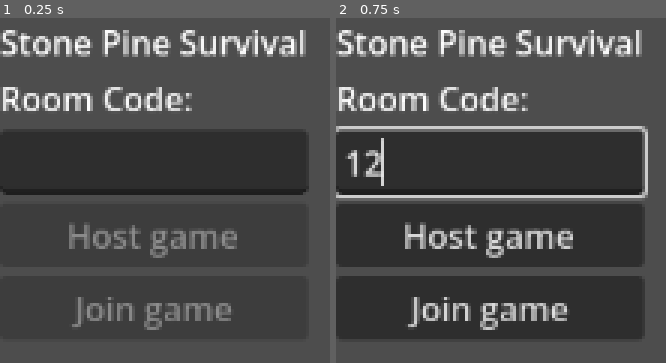
Above: before the commit, frames 1-2 (left to right).
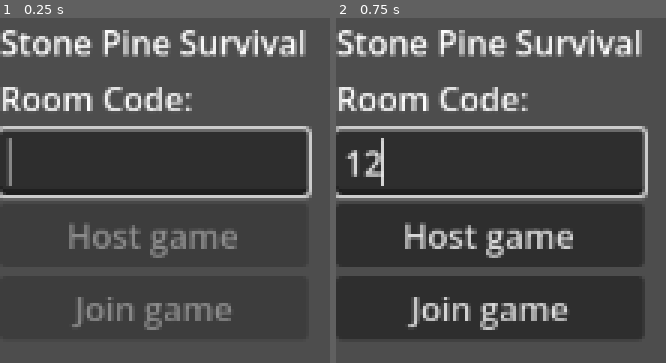
Above: after the commit, the same moments.

Repository: orcakt/gamejam-feb-2026
Game: Godot game, scene res://ui/main/main_menu.tscn
Same seed, same stepped clock (60 frames per second), same inputs: the game is played once before the commit and once after it.
Inputs (mouse positions are in pixels of both pictures, inside the frame that each line leads up to):
- Up to frame 1 (0.25 s): no input
- Up to frame 2 (0.75 s): click (491, 162) at 0.52 s; type "12" at 0.6 s

The runs differ from the first frame. In frame 1, 2.9% of the frame differs, in the area x 0-95%, y 31-53%; in frame 2, nothing differs.

Commit message:
Updated player animation

Diff:
--- a/stone-pine-survival/ui/main/main_menu.gd
+++ b/stone-pine-survival/ui/main/main_menu.gd
@@ -9,6 +9,7 @@
 
 func _ready() -> void:
 	_update_button_states()
+	room_code_input.grab_focus()
 
 	room_code_input.text_changed.connect(_on_room_code_changed)
 	host_button.pressed.connect(_on_host_pressed)
--- a/stone-pine-survival/ui/main/main_menu.tscn
+++ b/stone-pine-survival/ui/main/main_menu.tscn
@@ -1,7 +1,6 @@
 [gd_scene format=3 uid="uid://c7vif4tmi1lis"]
 
 [ext_resource type="Script" uid="uid://bl5antg66smw8" path="res://ui/main/main_menu.gd" id="1_avjdu"]
-[ext_resource type="Script" uid="uid://dwfu76lnh2gtl" path="res://addons/gmap_hotkeys/focus fixer/v_box_focus_fixer.gd" id="1_ocgdw"]
 
 [node name="MainMenu" type="Control" unique_id=1689725484]
 layout_mode = 3
@@ -16,7 +15,6 @@
 layout_mode = 0
 offset_right = 40.0
 offset_bottom = 40.0
-script = ExtResource("1_ocgdw")
 
 [node name="Menu Label" type="Label" parent="VBoxContainer" unique_id=787990422]
 layout_mode = 2
@@ -27,15 +25,27 @@
 text = "Room Code:"
 
 [node name="RoomCodeInput" type="LineEdit" parent="VBoxContainer" unique_id=1696011104]
+unique_name_in_owner = true
 layout_mode = 2
-unique_name_in_owner = true
+focus_neighbor_right = NodePath("../HostButton")
+focus_neighbor_bottom = NodePath("../HostButton")
+focus_next = NodePath("../HostButton")
 
 [node name="HostButton" type="Button" parent="VBoxContainer" unique_id=933761950]
+unique_name_in_owner = true
 layout_mode = 2
-unique_name_in_owner = true
+focus_neighbor_left = NodePath("../RoomCodeInput")
+focus_neighbor_top = NodePath("../RoomCodeInput")
+focus_neighbor_right = NodePath("../JoinButton")
+focus_neighbor_bottom = NodePath("../JoinButton")
+focus_next = NodePath("../JoinButton")
+focus_previous = NodePath(".")
 text = "Host game"
 
 [node name="JoinButton" type="Button" parent="VBoxContainer" unique_id=860685893]
+unique_name_in_owner = true
 layout_mode = 2
-unique_name_in_owner = true
+focus_neighbor_left = NodePath("../HostButton")
+focus_neighbor_top = NodePath("../HostButton")
+focus_previous = NodePath("../HostButton")
 text = "Join game"
--- a/stone-pine-survival/world/player/player.tscn
+++ b/stone-pine-survival/world/player/player.tscn
@@ -1,7 +1,7 @@
-[gd_scene load_steps=29 format=3 uid="uid://dsjtoq57s78y6"]
+[gd_scene format=3 uid="uid://dsjtoq57s78y6"]
 
 [ext_resource type="Script" uid="uid://btfkhxegt31ik" path="res://world/player/player.gd" id="1_bvkkv"]
-[ext_resource type="Texture2D" uid="uid://dxotka7sicu1l" path="res://assets/textures/temporaryPlayer.png" id="2_cvtd2"]
+[ext_resource type="Texture2D" uid="uid://bwujr4wqcsgvr" path="res://assets/textures/anim_biologist.png" id="2_bvkkv"]
 
 [sub_resource type="SceneReplicationConfig" id="SceneReplicationConfig_bvkkv"]
 properties/0/path = NodePath(".:position")
@@ -11,111 +11,64 @@
 properties/1/spawn = false
 properties/1/replication_mode = 1
 
+[sub_resource type="AtlasTexture" id="AtlasTexture_cvtd2"]
+atlas = ExtResource("2_bvkkv")
+region = Rect2(6432, 0, 804, 1000)
+
 [sub_resource type="AtlasTexture" id="AtlasTexture_40qjc"]
-atlas = ExtResource("2_cvtd2")
-region = Rect2(0, 0, 48, 48)
+atlas = ExtResource("2_bvkkv")
+region = Rect2(3216, 0, 804, 1000)
 
 [sub_resource type="AtlasTexture" id="AtlasTexture_et4on"]
-atlas = ExtResource("2_cvtd2")
-region = Rect2(48, 0, 48, 48)
+atlas = ExtResource("2_bvkkv")
+region = Rect2(4020, 0, 804, 1000)
 
 [sub_resource type="AtlasTexture" id="AtlasTexture_duds0"]
-atlas = ExtResource("2_cvtd2")
-region = Rect2(96, 0, 48, 48)
+atlas = ExtResource("2_bvkkv")
+region = Rect2(0, 0, 804, 1000)
 
 [sub_resource type="AtlasTexture" id="AtlasTexture_thypd"]
-atlas = ExtResource("2_cvtd2")
-region = Rect2(144, 0, 48, 48)
+atlas = ExtResource("2_bvkkv")
+region = Rect2(804, 0, 804, 1000)
 
 [sub_resource type="AtlasTexture" id="AtlasTexture_d3e1v"]
-atlas = ExtResource("2_cvtd2")
-region = Rect2(192, 0, 48, 48)
+atlas = ExtResource("2_bvkkv")
+region = Rect2(1608, 0, 804, 1000)
 
 [sub_resource type="AtlasTexture" id="AtlasTexture_4br6r"]
-atlas = ExtResource("2_cvtd2")
-region = Rect2(240, 0, 48, 48)
-
-[sub_resource type="AtlasTexture" id="AtlasTexture_bvkkv"]
-atlas = ExtResource("2_cvtd2")
-region = Rect2(0, 144, 48, 48)
-
-[sub_resource type="AtlasTexture" id="AtlasTexture_cvtd2"]
-atlas = ExtResource("2_cvtd2")
-region = Rect2(48, 144, 48, 48)
+atlas = ExtResource("2_bvkkv")
+region = Rect2(2412, 0, 804, 1000)
 
 [sub_resource type="AtlasTexture" id="AtlasTexture_ljdef"]
-atlas = ExtResource("2_cvtd2")
-region = Rect2(96, 144, 48, 48)
+atlas = ExtResource("2_bvkkv")
+region = Rect2(4824, 0, 804, 1000)
 
 [sub_resource type="AtlasTexture" id="AtlasTexture_2x47q"]
-atlas = ExtResource("2_cvtd2")
-region = Rect2(144, 144, 48, 48)
-
-[sub_resource type="AtlasTexture" id="AtlasTexture_3n4qb"]
-atlas = ExtResource("2_cvtd2")
-region = Rect2(192, 144, 48, 48)
-
-[sub_resource type="AtlasTexture" id="AtlasTexture_myh4x"]
-atlas = ExtResource("2_cvtd2")
-region = Rect2(240, 144, 48, 48)
-
-[sub_resource type="AtlasTexture" id="AtlasTexture_80mbn"]
-atlas = ExtResource("2_cvtd2")
-region = Rect2(0, 192, 48, 48)
-
-[sub_resource type="AtlasTexture" id="AtlasTexture_lbm61"]
-atlas = ExtResource("2_cvtd2")
-region = Rect2(48, 192, 48, 48)
-
-[sub_resource type="AtlasTexture" id="AtlasTexture_jrep8"]
-atlas = ExtResource("2_cvtd2")
-region = Rect2(96, 192, 48, 48)
-
-[sub_resource type="AtlasTexture" id="AtlasTexture_q1k4r"]
-atlas = ExtResource("2_cvtd2")
-region = Rect2(144, 192, 48, 48)
-
-[sub_resource type="AtlasTexture" id="AtlasTexture_scey4"]
-atlas = ExtResource("2_cvtd2")
-region = Rect2(192, 192, 48, 48)
-
-[sub_resource type="AtlasTexture" id="AtlasTexture_fn377"]
-atlas = ExtResource("2_cvtd2")
-region = Rect2(240, 192, 48, 48)
-
-[sub_resource type="AtlasTexture" id="AtlasTexture_wxa5a"]
-atlas = ExtResource("2_cvtd2")
-region = Rect2(0, 240, 48, 48)
-
-[sub_resource type="AtlasTexture" id="AtlasTexture_xq3gs"]
-atlas = ExtResource("2_cvtd2")
-region = Rect2(48, 240, 48, 48)
-
-[sub_resource type="AtlasTexture" id="AtlasTexture_hnw2l"]
-atlas = ExtResource("2_cvtd2")
-region = Rect2(96, 240, 48, 48)
-
-[sub_resource type="AtlasTexture" id="AtlasTexture_gy2m5"]
-atlas = ExtResource("2_cvtd2")
-region = Rect2(144, 240, 48, 48)
-
-[sub_resource type="AtlasTexture" id="AtlasTexture_tckbl"]
-atlas = ExtResource("2_cvtd2")
-region = Rect2(192, 240, 48, 48)
-
-[sub_resource type="AtlasTexture" id="AtlasTexture_sacbj"]
-atlas = ExtResource("2_cvtd2")
-region = Rect2(240, 240, 48, 48)
+atlas = ExtResource("2_bvkkv")
+region = Rect2(5628, 0, 804, 1000)
 
 [sub_resource type="SpriteFrames" id="SpriteFrames_ljdef"]
 animations = [{
+"frames": [{
+"duration": 1.0,
+"texture": SubResource("AtlasTexture_cvtd2")
+}],
+"loop": true,
+"name": &"idle",
+"speed": 5.0
+}, {
 "frames": [{
 "duration": 1.0,
 "texture": SubResource("AtlasTexture_40qjc")
 }, {
 "duration": 1.0,
 "texture": SubResource("AtlasTexture_et4on")
+}],
+"loop": true,
+"name": &"walk_down",
+"speed": 5.0
 }, {
+"frames": [{
 "duration": 1.0,
 "texture": SubResource("AtlasTexture_duds0")
 }, {
@@ -129,73 +82,15 @@
 "texture": SubResource("AtlasTexture_4br6r")
 }],
 "loop": true,
-"name": &"idle",
+"name": &"walk_side",
 "speed": 5.0
 }, {
 "frames": [{
-"duration": 1.0,
-"texture": SubResource("AtlasTexture_bvkkv")
-}, {
-"duration": 1.0,
-"texture": SubResource("AtlasTexture_cvtd2")
-}, {
 "duration": 1.0,
 "texture": SubResource("AtlasTexture_ljdef")
 }, {
 "duration": 1.0,
 "texture": SubResource("AtlasTexture_2x47q")
-}, {
-"duration": 1.0,
-"texture": SubResource("AtlasTexture_3n4qb")
-}, {
-"duration": 1.0,
-"texture": SubResource("AtlasTexture_myh4x")
-}],
-"loop": true,
-"name": &"walk_down",
-"speed": 5.0
-}, {
-"frames": [{
-"duration": 1.0,
-"texture": SubResource("AtlasTexture_80mbn")
-}, {
-"duration": 1.0,
-"texture": SubResource("AtlasTexture_lbm61")
-}, {
-"duration": 1.0,
-"texture": SubResource("AtlasTexture_jrep8")
-}, {
-"duration": 1.0,
-"texture": SubResource("AtlasTexture_q1k4r")
-}, {
-"duration": 1.0,
-"texture": SubResource("AtlasTexture_scey4")
-}, {
-"duration": 1.0,
-"texture": SubResource("AtlasTexture_fn377")
-}],
-"loop": true,
-"name": &"walk_side",
-"speed": 5.0
-}, {
-"frames": [{
-"duration": 1.0,
-"texture": SubResource("AtlasTexture_wxa5a")
-}, {
-"duration": 1.0,
-"texture": SubResource("AtlasTexture_xq3gs")
-}, {
-"duration": 1.0,
-"texture": SubResource("AtlasTexture_hnw2l")
-}, {
-"duration": 1.0,
-"texture": SubResource("AtlasTexture_gy2m5")
-}, {
-"duration": 1.0,
-"texture": SubResource("AtlasTexture_tckbl")
-}, {
-"duration": 1.0,
-"texture": SubResource("AtlasTexture_sacbj")
 }],
 "loop": true,
 "name": &"walk_up",
@@ -215,7 +110,7 @@
 [node name="AnimatedSprite2D" type="AnimatedSprite2D" parent="." unique_id=1503866388]
 position = Vector2(0, -17)
 sprite_frames = SubResource("SpriteFrames_ljdef")
-animation = &"idle"
+animation = &"walk_up"
 
 [node name="CollisionShape2D" type="CollisionShape2D" parent="." unique_id=957849651]
 position = Vector2(1, -9)
Binary file added: stone-pine-survival/assets/textures/anim_biologist.png
Not shown, changed: stone-pine-survival/assets/textures/anim_biologist.png.import
Binary file removed: stone-pine-survival/assets/textures/temporaryPlayer.png
